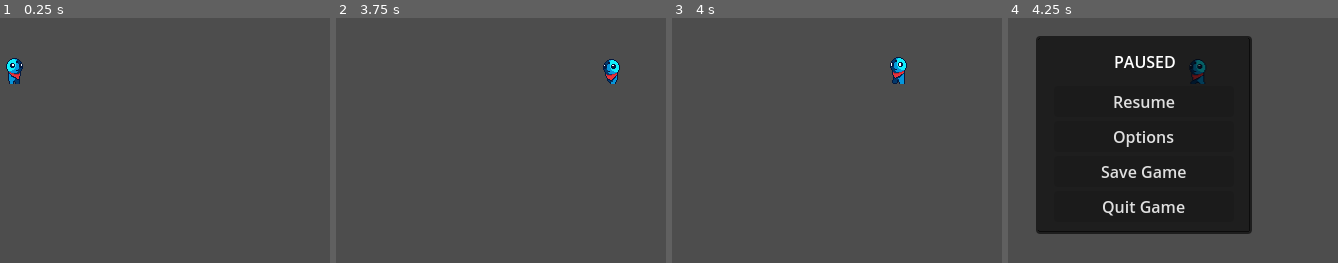
Above: before the commit, frames 1-4 (left to right).
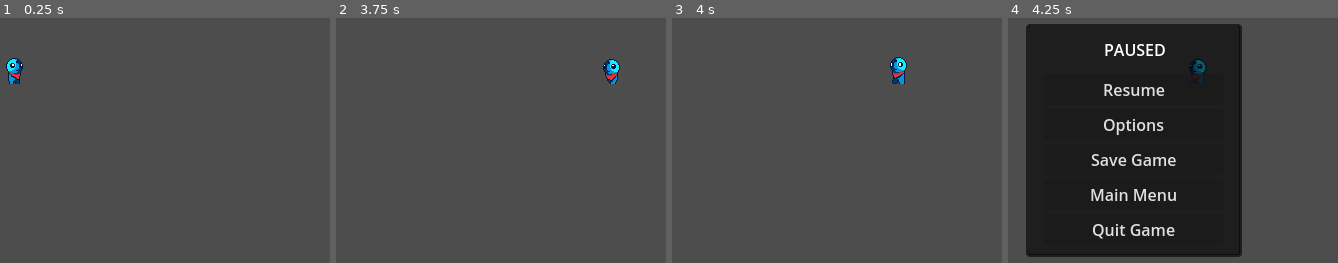
Above: after the commit, the same moments.

Repository: jozeni00/rolo_project
Game: Godot game, scene res://main/main.tscn
Same seed, same stepped clock (60 frames per second), same inputs: the game is played once before the commit and once after it.
Inputs (mouse positions are in pixels of both pictures, inside the frame that each line leads up to):
- Up to frame 1 (0.25 s): no input
- Up to frame 2 (3.75 s): tap Enter at 0.5 s; move the mouse to (outside the picture) at 0.52 s; press the mouse at (outside the picture) at 0.53 s; hold Right (Right) 0.53-1.28 s; move the mouse to (369, 231) at 1.27 s; release the mouse at (369, 231) at 1.28 s; hold Down (Down) 1.28-2.03 s; tap Shift (Dodge) at 1.35 s; move the mouse to (583, 101) at 2.02 s; hold Right (Right) 2.03-2.78 s; hold F (Interact) 2.03-2.78 s; move the mouse to (outside the picture) at 2.77 s; hold Up (Up) 2.78-3.53 s; right-click (outside the picture) at 2.85 s; click (outside the picture) at 2.92 s; move the mouse to (outside the picture) at 3.52 s; press the mouse at (outside the picture) at 3.53 s; hold Left (Left) from 3.53 s (still down)
- Up to frame 3 (4 s): keep holding Left (Left)
- Up to frame 4 (4.25 s): keep holding Left (Left); tap P (Pause) at 4.15 s

Frames 1-3 are identical in both runs. In frame 4, 20% of the frame differs, in the area x 5-74%, y 2-98%.

Commit message:
Added a Main Menu button to the Pause Menu

Diff:
--- a/main/main.tscn
+++ b/main/main.tscn
@@ -86,7 +86,7 @@
 
 [node name="Pause_Menu" parent="." instance=ExtResource("15_5xyti")]
 visible = false
-offset_left = 271.0
-offset_top = 118.0
-offset_right = 271.0
-offset_bottom = 118.0
+offset_left = 261.0
+offset_top = 105.5
+offset_right = 261.0
+offset_bottom = 105.5
--- /dev/null
+++ b/pause/confirm_box.tscn
@@ -0,0 +1,49 @@
+[gd_scene load_steps=2 format=3 uid="uid://dpc1nndulm64w"]
+
+[ext_resource type="Script" path="res://pause/confirm_box.gd" id="1_m4i5i"]
+
+[node name="ConfirmBox" type="Control"]
+layout_mode = 3
+anchors_preset = 15
+anchor_right = 1.0
+anchor_bottom = 1.0
+offset_right = -542.0
+offset_bottom = -217.0
+grow_horizontal = 2
+grow_vertical = 2
+script = ExtResource("1_m4i5i")
+
+[node name="GraphFrame" type="GraphFrame" parent="."]
+layout_mode = 0
+offset_left = -59.0
+offset_top = 46.0
+offset_right = 143.0
+offset_bottom = 148.0
+
+[node name="confirmation" type="Label" parent="."]
+layout_mode = 0
+offset_left = -30.0
+offset_top = 66.0
+offset_right = 117.0
+offset_bottom = 95.0
+text = "ARE YOU SURE?"
+horizontal_alignment = 1
+
+[node name="Yes" type="Button" parent="."]
+layout_mode = 0
+offset_left = -48.0
+offset_top = 99.0
+offset_right = 24.0
+offset_bottom = 139.0
+text = "Yes"
+
+[node name="No" type="Button" parent="."]
+layout_mode = 0
+offset_left = 62.0
+offset_top = 99.0
+offset_right = 134.0
+offset_bottom = 139.0
+text = "No"
+
+[connection signal="pressed" from="Yes" to="." method="_on_yes_pressed"]
+[connection signal="pressed" from="No" to="." method="_on_no_pressed"]
--- a/pause/pause_menu.gd
+++ b/pause/pause_menu.gd
@@ -19,3 +19,7 @@
 
 func _on_options_pressed() -> void:
 	print("Display the Settings Menu Here") # Replace with function body.
+
+
+func _on_main_menu_pressed() -> void:
+	print("Really return to the Main Menu?") # Replace with function body.
--- a/pause/pause_menu.tscn
+++ b/pause/pause_menu.tscn
@@ -38,6 +38,10 @@
 layout_mode = 2
 text = "Save Game"
 
+[node name="Main Menu" type="Button" parent="GraphFrame/MarginContainer/VBoxContainer"]
+layout_mode = 2
+text = "Main Menu"
+
 [node name="Quit" type="Button" parent="GraphFrame/MarginContainer/VBoxContainer"]
 layout_mode = 2
 text = "Quit Game"
@@ -54,4 +58,5 @@
 [connection signal="pressed" from="GraphFrame/MarginContainer/VBoxContainer/Resume" to="." method="_on_resume_pressed"]
 [connection signal="pressed" from="GraphFrame/MarginContainer/VBoxContainer/Options" to="." method="_on_options_pressed"]
 [connection signal="pressed" from="GraphFrame/MarginContainer/VBoxContainer/Save" to="." method="_on_save_pressed"]
+[connection signal="pressed" from="GraphFrame/MarginContainer/VBoxContainer/Main Menu" to="." method="_on_main_menu_pressed"]
 [connection signal="pressed" from="GraphFrame/MarginContainer/VBoxContainer/Quit" to="." method="_on_quit_pressed"]
